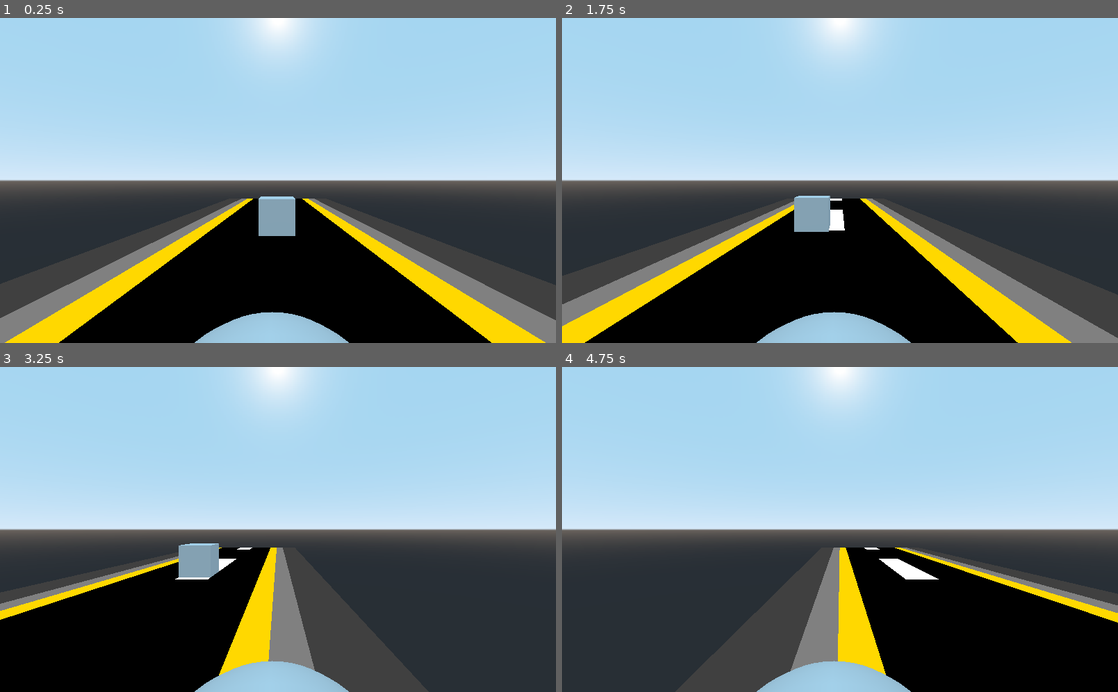
Above: before the commit, frames 1-4 (two rows, left to right).
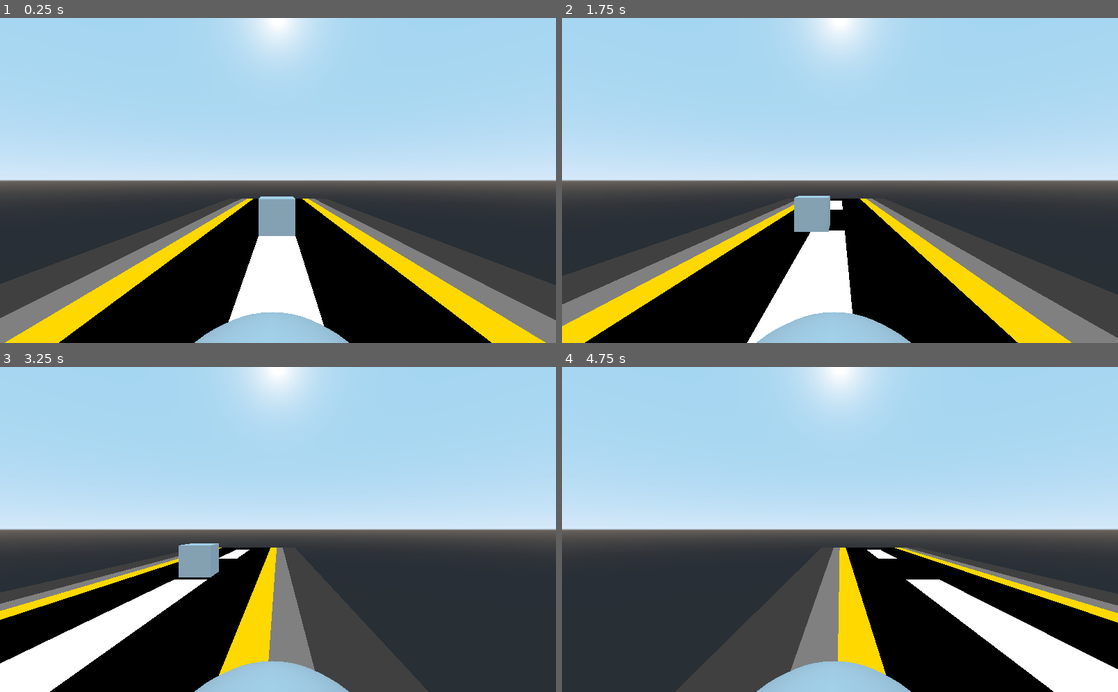
Above: after the commit, the same moments.

Repository: ClarkThyLord/Speed-Trash
Game: Godot game, scene res://src/map/map.tscn
Same seed, same stepped clock (60 frames per second), same inputs: the game is played once before the commit and once after it. Before the commit the project starts from res://src/map.tscn.
Inputs:
- Up to frame 1 (0.25 s): no input
- Up to frame 2 (1.75 s): hold Right (ui_right) 0.53-1.28 s; hold Left (ui_left) from 1.28 s (still down)
- Up to frame 3 (3.25 s): release Left (ui_left) at 2.03 s; hold Right (ui_right) from 2.03 s (still down)
- Up to frame 4 (4.75 s): release Right (ui_right) at 3.53 s; hold Left (ui_left) from 3.53 s (still down)

The runs differ from the first frame. In frame 1, 2.8% of the frame differs, in the area x 41-59%, y 67-95%; in frame 2, 3.4%; in frame 3, 4.1%; in frame 4, 4.5%, in the area x 54-100%, y 55-100%.

Commit message:
moving road at start
Clark was here :V

Diff:
--- a/project.godot
+++ b/project.godot
@@ -16,7 +16,7 @@
 [application]
 
 config/name="Speed-Trash"
-run/main_scene="res://src/map.tscn"
+run/main_scene="res://src/map/map.tscn"
 config/icon="res://icon.png"
 
 [rendering]
--- /dev/null
+++ b/src/map/map.gd
@@ -0,0 +1,12 @@
+extends Spatial
+
+
+
+## OnReady Variables
+onready var road_animation : AnimationPlayer = get_node("Road/AnimationPlayer")
+
+
+
+## Built-In Virtual Methods
+func _ready() -> void:
+	road_animation.play("moving")
--- a/src/map.tscn
+++ b/src/map/map.tscn
@@ -1,8 +1,9 @@
-[gd_scene load_steps=6 format=2]
+[gd_scene load_steps=7 format=2]
 
 [ext_resource path="res://src/obstacles/obstacle.tscn" type="PackedScene" id=1]
 [ext_resource path="res://src/garbage_truck/garbage_truck.tscn" type="PackedScene" id=2]
 [ext_resource path="res://assets/map/road.png" type="Texture" id=3]
+[ext_resource path="res://src/map/map.gd" type="Script" id=4]
 
 [sub_resource type="Animation" id=1]
 resource_name = "idle"
@@ -36,6 +37,7 @@
 }
 
 [node name="Map" type="Spatial"]
+script = ExtResource( 4 )
 
 [node name="Road" type="Sprite3D" parent="."]
 transform = Transform( 1, 0, 0, 0, -2.18557e-07, 1, 0, -5, -4.37114e-08, 0, -1, -18 )
